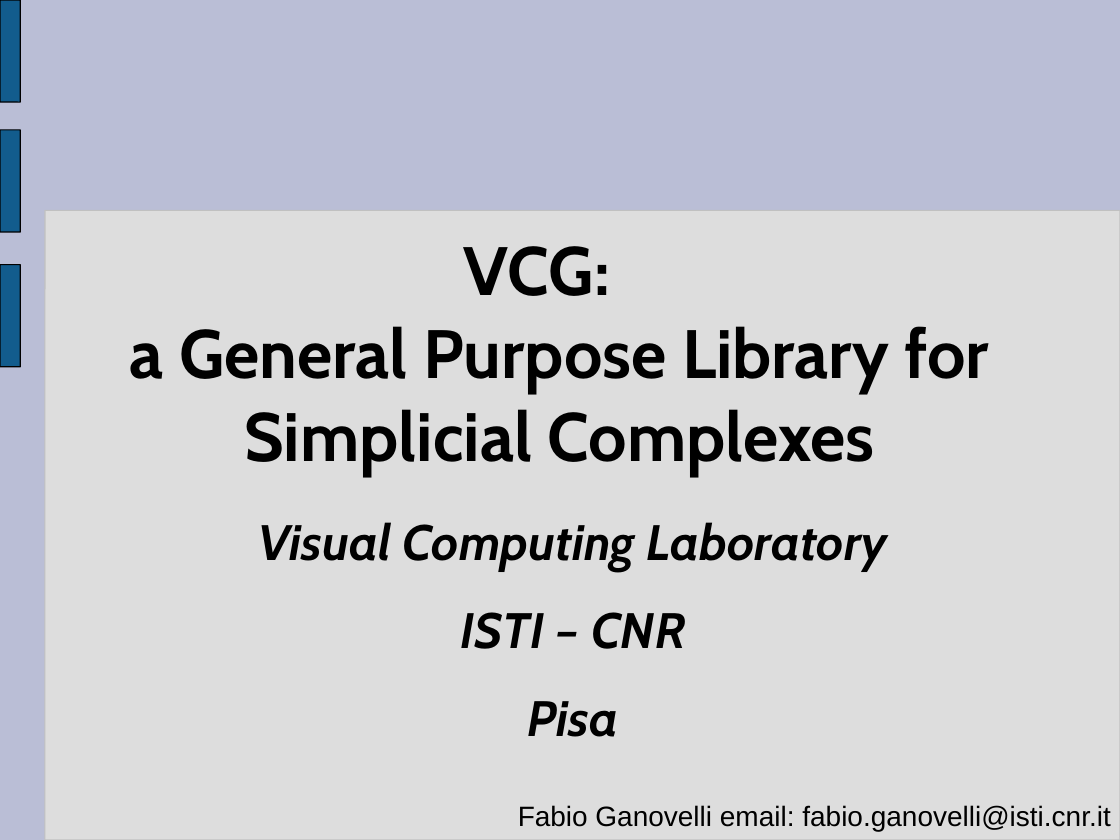
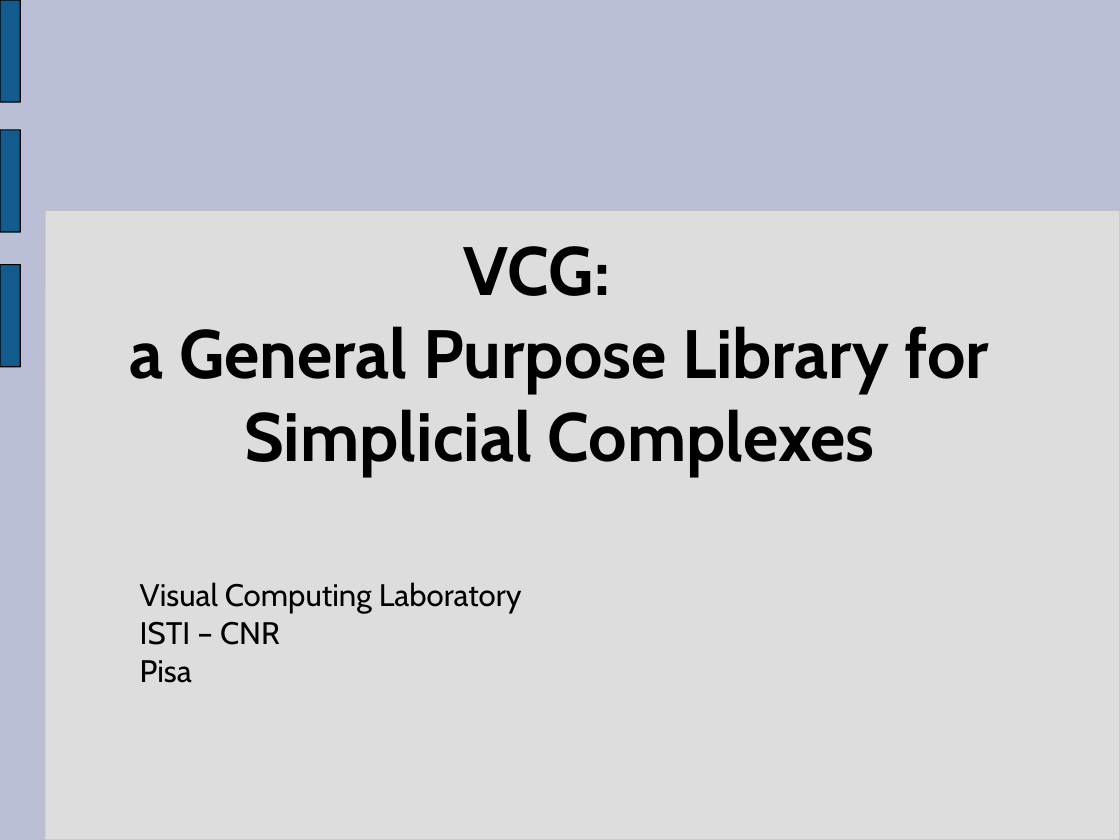
Before and after one commit to virtualritz/vcglib, a slide deck: slide 1 of docs/introduction to vcg.ppt. Drawn at 1120x840 pixels with LibreOffice and Linux fonts; fonts in the diff are those of the drawing. Boxes give left, top, right and bottom in pixels: in the first picture for what was removed or moved away, otherwise in the second. Text is boxed around its words. In the diff, an @@ line names an element or a change of style, - is before the commit and + after.

```diff
--- a/docs/introduction to vcg.ppt
+++ b/docs/introduction to vcg.ppt
@@ subtitle "Visual Computing Laboratory": place and size @@
-subtitle "Visual Computing Laboratory" at bbox=[258, 522, 887, 737]
+subtitle "Visual Computing Laboratory" at bbox=[140, 582, 522, 683]
@@ subtitle "Visual Computing Laboratory" at bbox=[140, 582, 522, 683]: size 32 to 20 pt, bold off, italic off; alignment centre to left; line spacing 1.01 to 0.75; less space between paragraphs @@
@@ text removed at bbox=[518, 805, 1110, 831] @@
-Fabio Ganovelli email: fabio.ganovelli@isti.cnr.it
```
Also in this commit, not shown: 10 other slides changed, 9 slides added, 1 slide removed.
